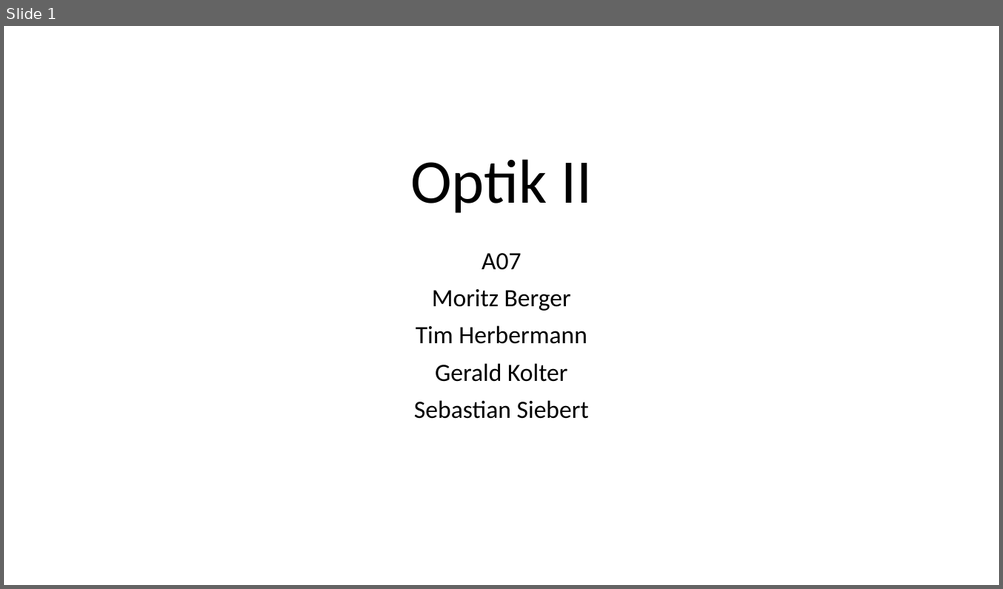
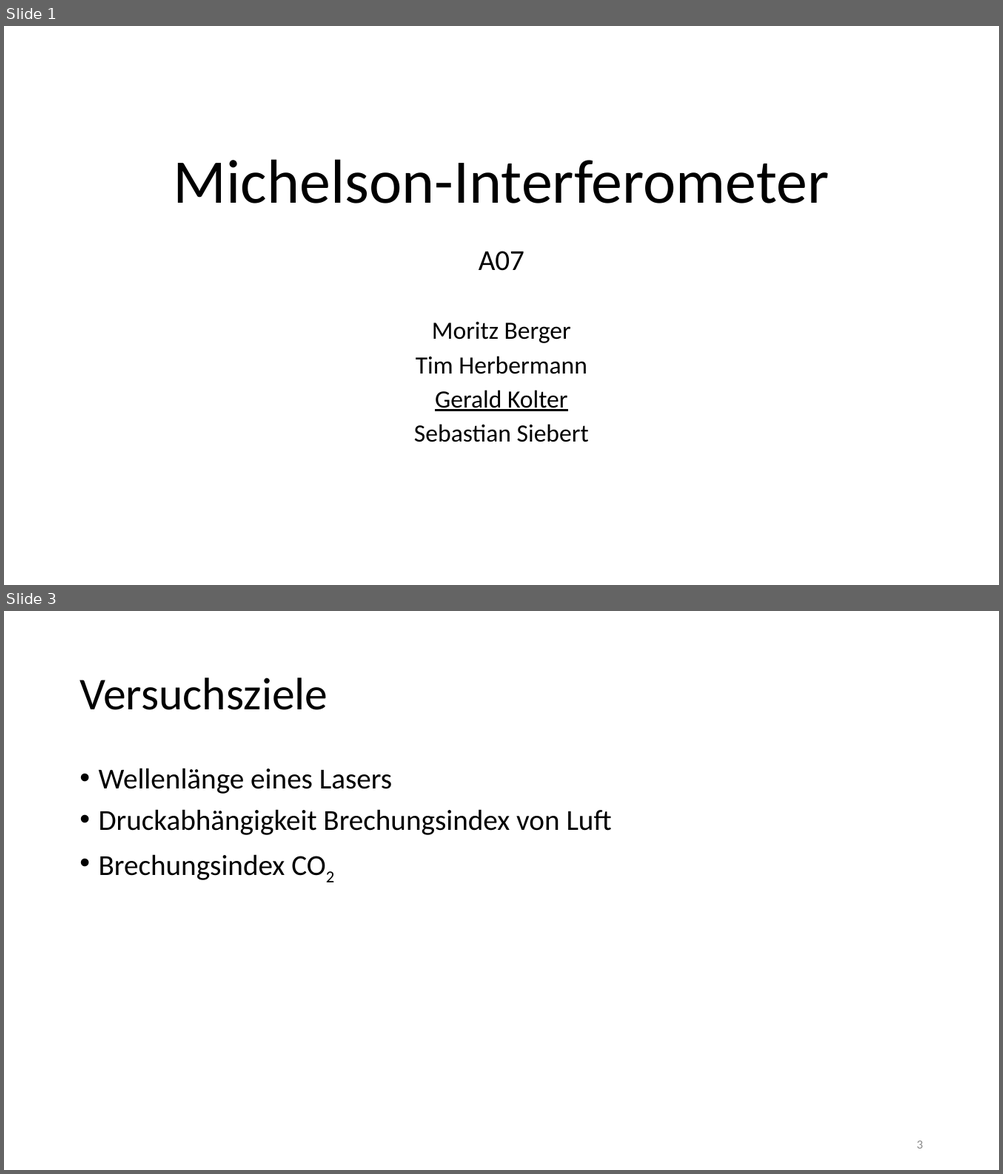
Before and after one commit to thewhitecat/grundpraktikum1, a slide deck: grundpraktikum2/Optik 2/Optik II.pptx. Shown one above the other, each under a label of ours: slide 1 before the commit, slides 1 and 3 after it; the slides between them are not shown. The pictures are 1003x589 and 1003x1174 pixels, drawn with LibreOffice and Linux fonts; fonts in the diff are those of the drawing. Boxes give left, top, right and bottom in pixels: in the first picture for what was removed or moved away, otherwise in the second. Text is boxed around its words. In the diff, an @@ line names an element or a change of style, - is before the commit and + after.

```diff
--- a/grundpraktikum2/Optik 2/Optik II.pptx
+++ b/grundpraktikum2/Optik 2/Optik II.pptx
@@ slide 3 added at bbox=[4, 611, 999, 1170], background #FFFFFF @@
@@ title added at bbox=[79, 678, 327, 710], 44 pt, text #000000 @@
+Versuchsziele
@@ text added at bbox=[99, 768, 612, 880], 28 pt, text #000000 @@
+• Wellenlänge eines Lasers
+• Druckabhängigkeit Brechungsindex von Luft
+• Brechungsindex CO2
@@ page number added at bbox=[916, 1141, 922, 1149], 12 pt, text #8C8C8C @@
+3
@@ slide 1 changed as well @@
@@ title at bbox=[173, 159, 828, 204]: text changed @@
-Optik II
+Michelson-Interferometer
@@ subtitle "A07" at bbox=[414, 251, 589, 443]: size 24 to 28 pt in "A07"; underline on in "Gerald Kolter"; line spacing 0.9 to 0.8 @@
```
Also in this commit, not shown: 6 other slides changed, 3 other slides added, 3 slides removed.
